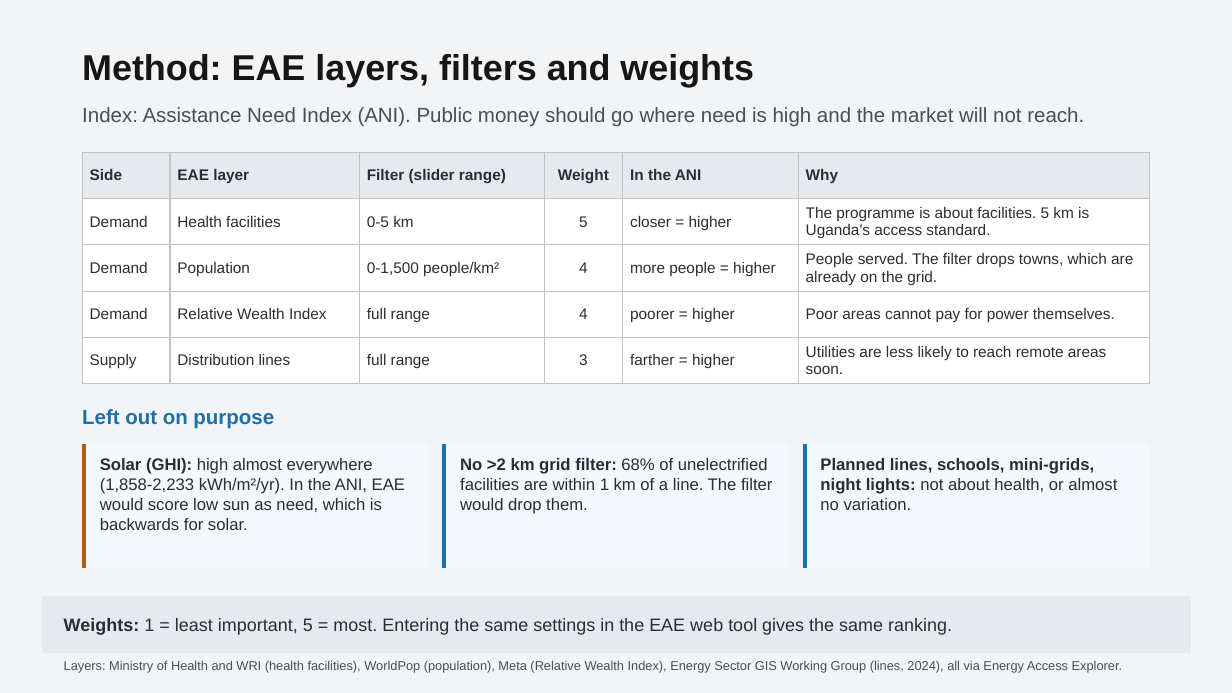
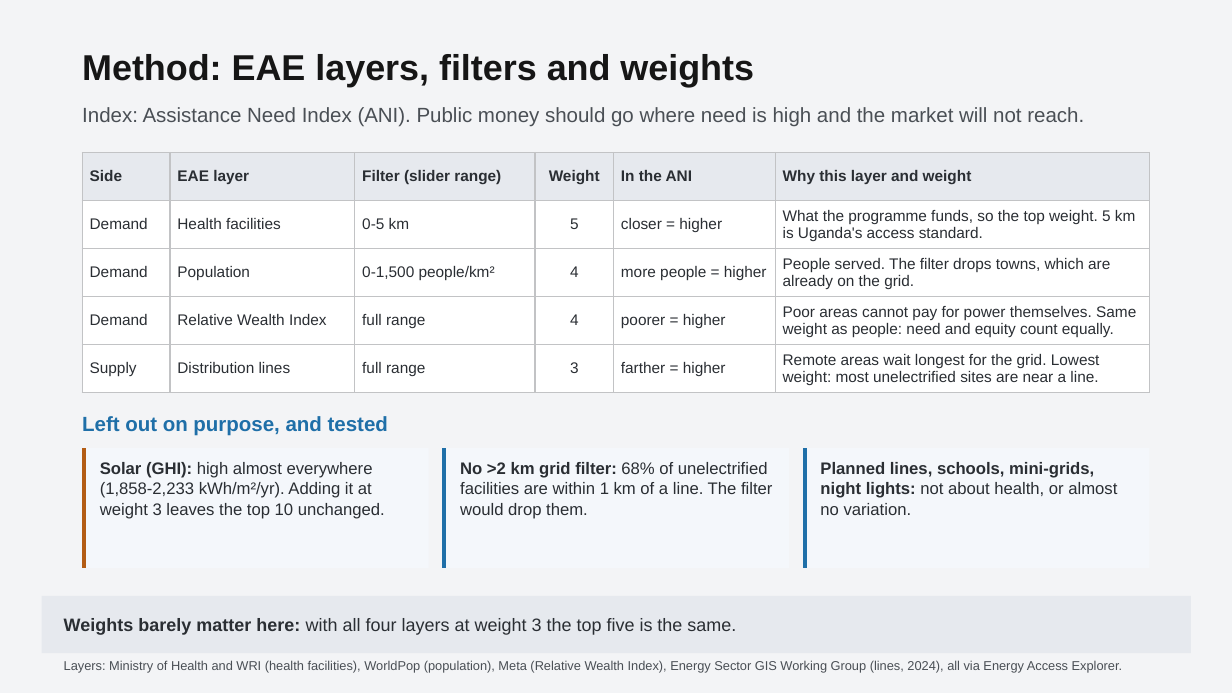
Before and after one commit to chilalaabubakar/EDA, a slide deck: slide 4 of presentation/Case_Study_4_Healthcare_Electrification_Uganda.pptx. Drawn at 1232x693 pixels with LibreOffice and Linux fonts; fonts in the diff are those of the drawing. Boxes give left, top, right and bottom in pixels: in the first picture for what was removed or moved away, otherwise in the second. Text is boxed around its words. In the diff, an @@ line names an element or a change of style, - is before the commit and + after.

Commit message:
Strengthen answers: maternity-first plan, driver ranks, EAE tool screenshot, recommendations, 4-page report
- Notebook: Uganda health evidence (UDHS 2022), weight reasoning, rank-based drivers of the top five,
  solar (GHI) robustness check, maternity-first plan compared with HC II-only, recommendations section
- tools/eae_check.js also saves a screenshot of the live EAE tool
- Slides (16) and the explainer document updated to match
- New 4-page report in report/

```diff
--- a/presentation/Case_Study_4_Healthcare_Electrification_Uganda.pptx
+++ b/presentation/Case_Study_4_Healthcare_Electrification_Uganda.pptx
@@ table at [82, 152, 1150, 393] @@
-row 1, column 6: Why
+row 1, column 6: Why this layer and weight
-row 2, column 6: The programme is about facilities. 5 km is Uganda's access standard.
+row 2, column 6: What the programme funds, so the top weight. 5 km is Uganda's access standard.
-row 4, column 6: Poor areas cannot pay for power themselves.
+row 4, column 6: Poor areas cannot pay for power themselves. Same weight as people: need and equity count equally.
-row 5, column 6: Utilities are less likely to reach remote areas soon.
+row 5, column 6: Remote areas wait longest for the grid. Lowest weight: most unelectrified sites are near a line.
@@ text at [82, 416, 388, 436]: text changed @@
-Left out on purpose
+Left out on purpose, and tested
@@ rectangle: place and size @@
-rectangle at [82, 444, 429, 568]
+rectangle at [82, 448, 429, 568]
@@ line moved from (84, 444) - (84, 568) to (84, 448) - (84, 568) @@
@@ rectangle: place and size @@
-rectangle at [443, 444, 789, 568]
+rectangle at [443, 448, 789, 568]
@@ line moved from (445, 444) - (445, 568) to (445, 448) - (445, 568) @@
@@ rectangle: place and size @@
-rectangle at [803, 444, 1150, 568]
+rectangle at [803, 448, 1150, 568]
@@ line moved from (805, 444) - (805, 568) to (805, 448) - (805, 568) @@
@@ text at [100, 462, 385, 519]: text changed @@
-Solar (GHI): high almost everywhere (1,858-2,233 kWh/m²/yr). In the ANI, EAE would score low sun as need, which is backwards for solar.
+Solar (GHI): high almost everywhere (1,858-2,233 kWh/m²/yr). Adding it at weight 3 leaves the top 10 unchanged.
@@ text "No >2 km grid filter: ...": place and size @@
-text "No >2 km grid filter: ..." at [460, 458, 772, 514]
+text "No >2 km grid filter: ..." at [460, 462, 772, 519]
@@ text "Planned lines, schools, mini-grids, night ...": place and size @@
-text "Planned lines, schools, mini-grids, night ..." at [820, 458, 1117, 510]
+text "Planned lines, schools, mini-grids, night ..." at [820, 462, 1117, 515]
@@ text at [64, 618, 736, 635]: text changed @@
-Weights: 1 = least important, 5 = most. Entering the same settings in the EAE web tool gives the same ranking.
+Weights barely matter here: with all four layers at weight 3 the top five is the same.
```
Also in this commit, not shown: 10 other slides changed, 2 slides added, 22 other files.
